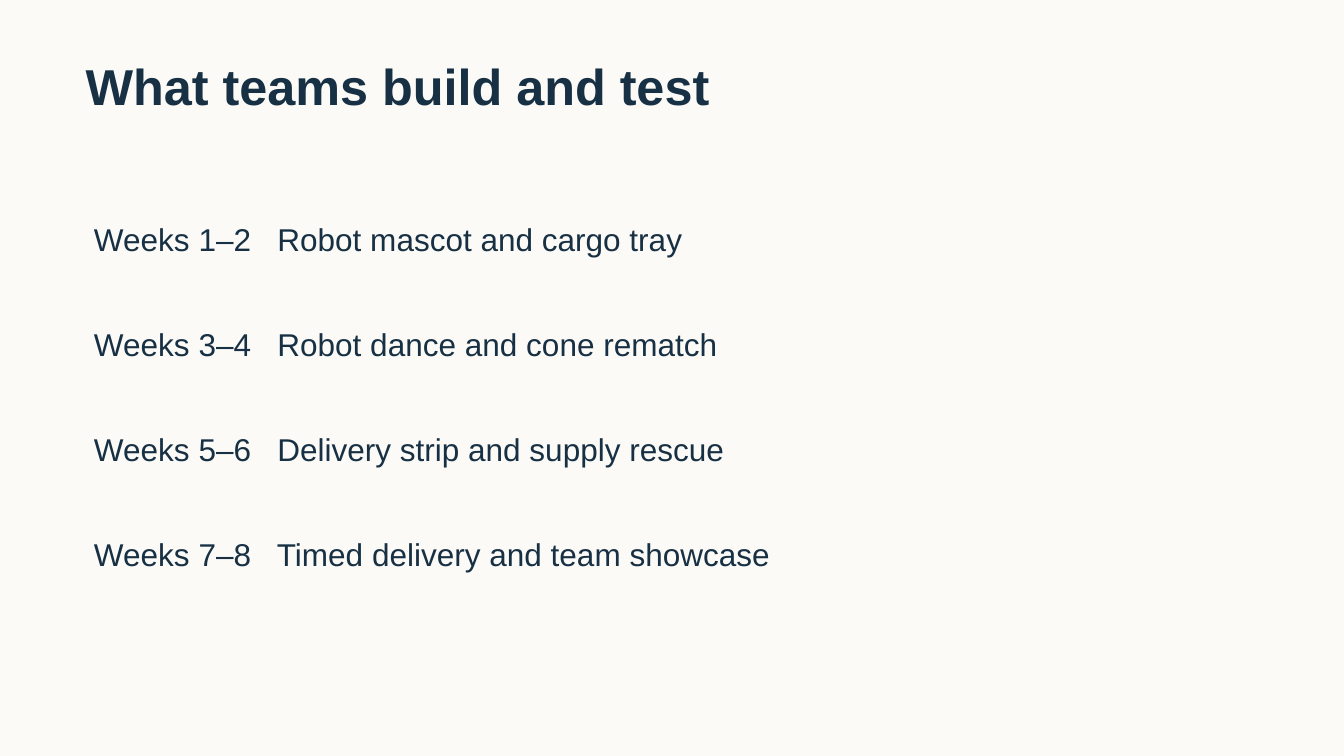
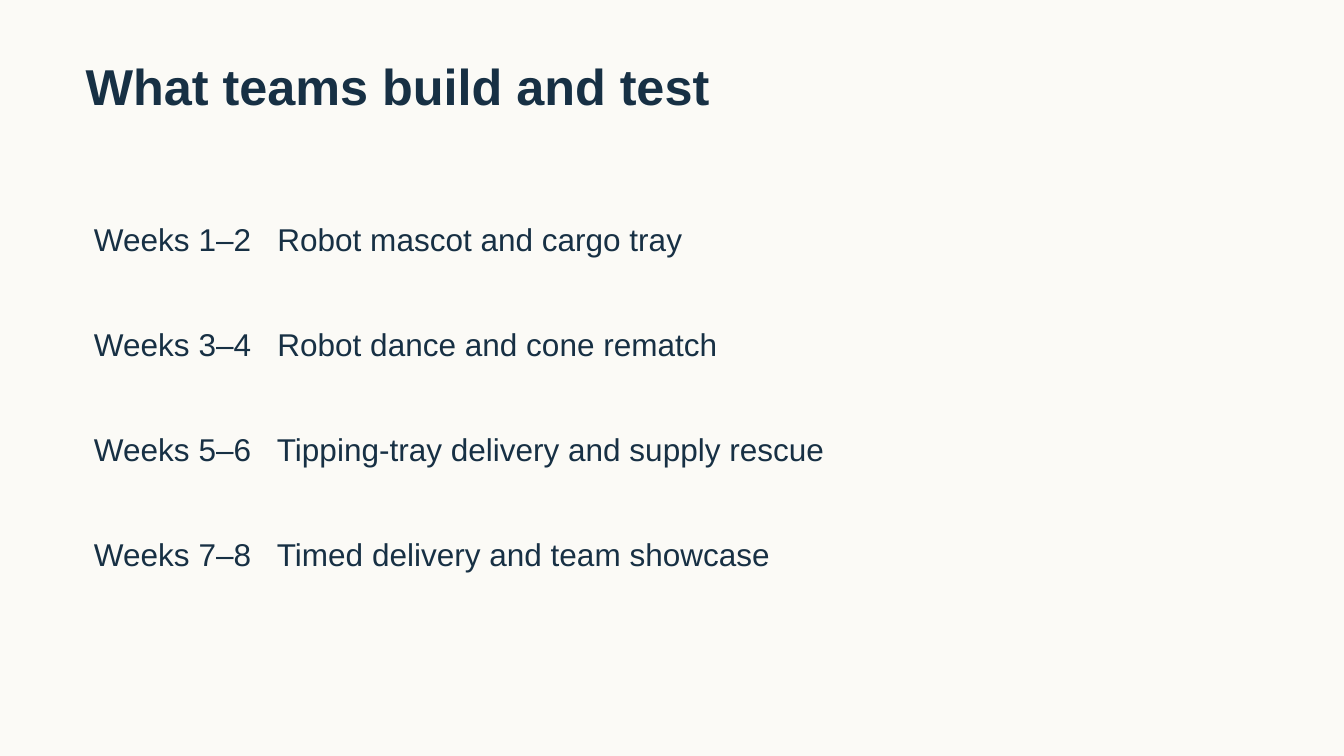
Before and after one commit to FRC999/YMCA-SPIKE-education, a slide deck: slide 3 of 03_Presentations/00_Program_Proposal.pptx. Drawn at 1344x756 pixels with LibreOffice and Linux fonts; fonts in the diff are those of the drawing. Boxes give left, top, right and bottom in pixels: in the first picture for what was removed or moved away, otherwise in the second. Text is boxed around its words. In the diff, an @@ line names an element or a change of style, - is before the commit and + after.

Commit message:
Teach Week 5 sensor delivery with a tipping tray

```diff
--- a/03_Presentations/00_Program_Proposal.pptx
+++ b/03_Presentations/00_Program_Proposal.pptx
@@ text at (94,438,824,467): text changed @@
-Weeks 5–6 Delivery strip and supply rescue
+Weeks 5–6 Tipping-tray delivery and supply rescue
```
Also in this commit, not shown: 34 other files.
